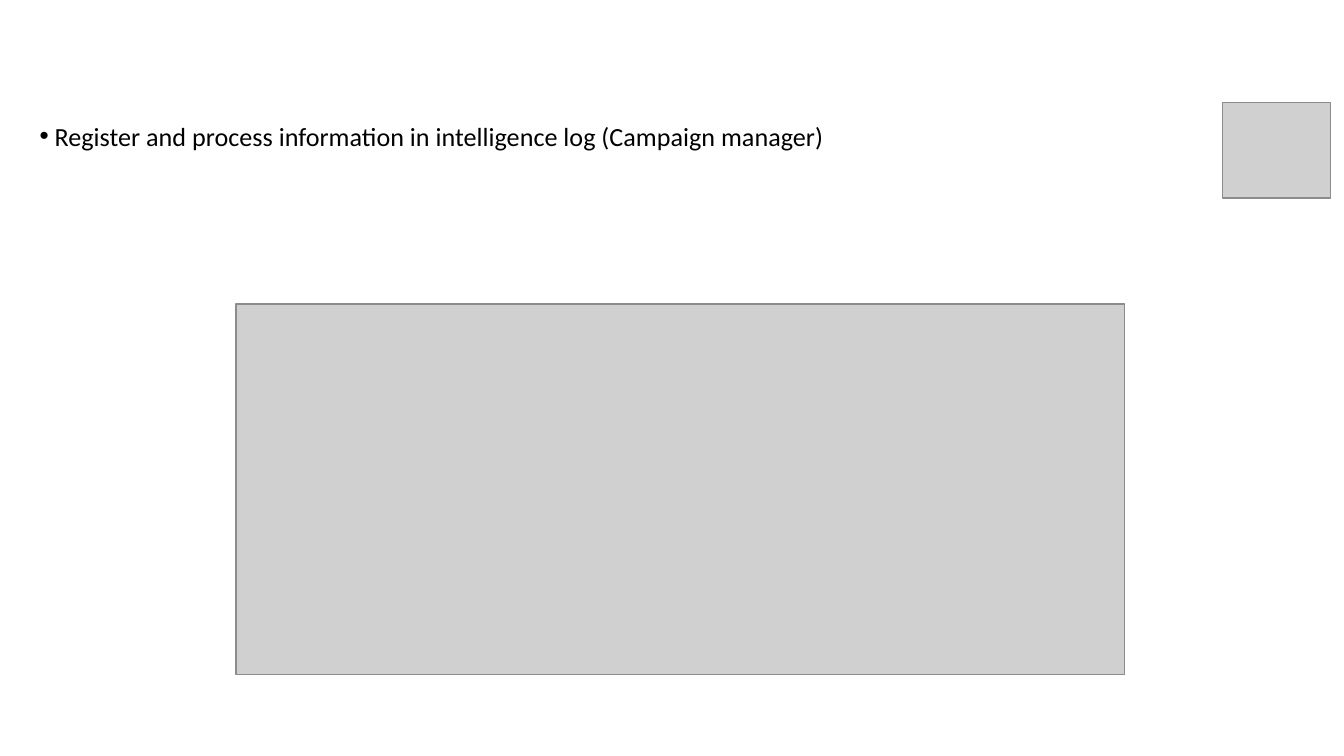
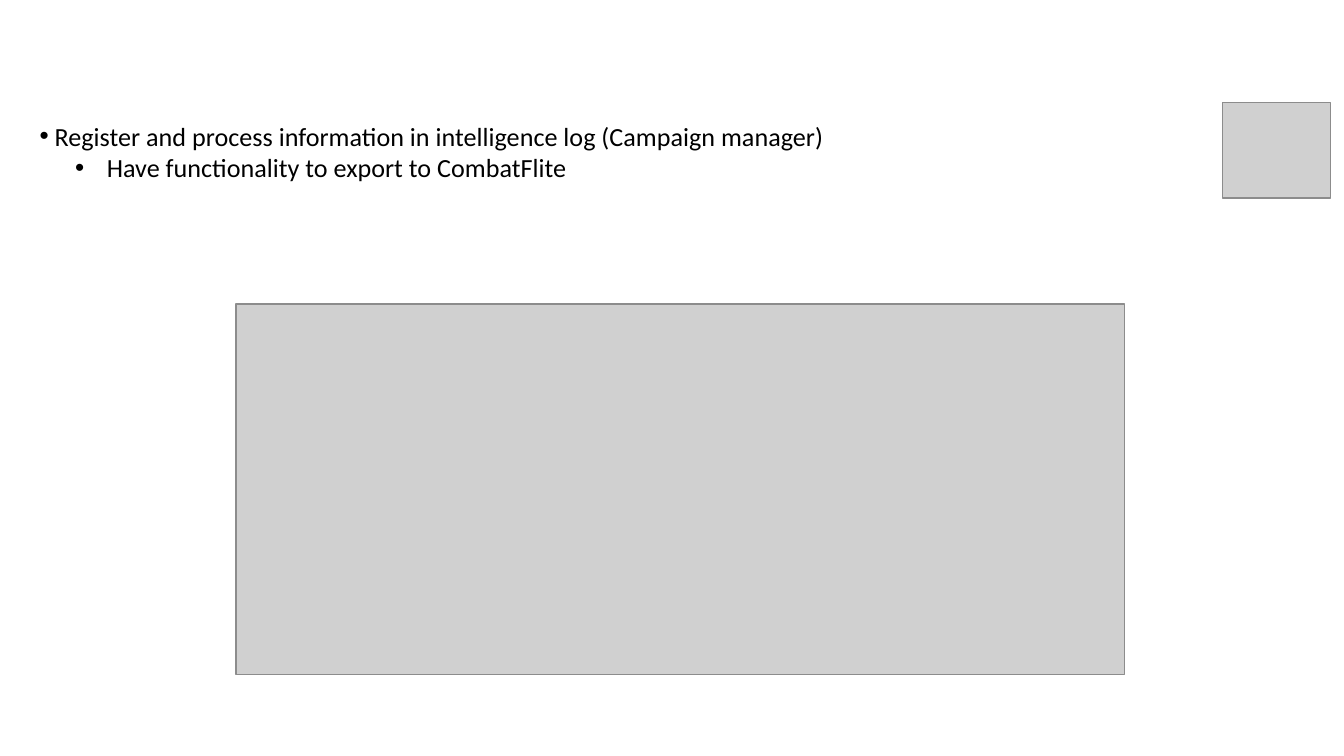
Before and after one commit to 132nd-vWing/OPAT-background, a slide deck: slide 10 of Mission designer/132nd OP ARCTIC CITADEL Intro JFACC VIS.pptx (slide 6 before the commit). Drawn at 1344x756 pixels with LibreOffice and Linux fonts; fonts in the diff are those of the drawing; grey boxes stand for pictures; background and template pictures are left out. Boxes give left, top, right and bottom in pixels: in the first picture for what was removed or moved away, otherwise in the second. Text is boxed around its words. In the diff, an @@ line names an element or a change of style, - is before the commit and + after.

```diff
--- a/Mission designer/132nd OP ARCTIC CITADEL Intro JFACC VIS.pptx
+++ b/Mission designer/132nd OP ARCTIC CITADEL Intro JFACC VIS.pptx
@@ text at (x1=107, y1=159, x2=566, y2=182): paragraph added @@
+  • Have functionality to export to CombatFlite
```
Also in this commit, not shown: 10 other slides changed, 7 slides added, 9 other files.
